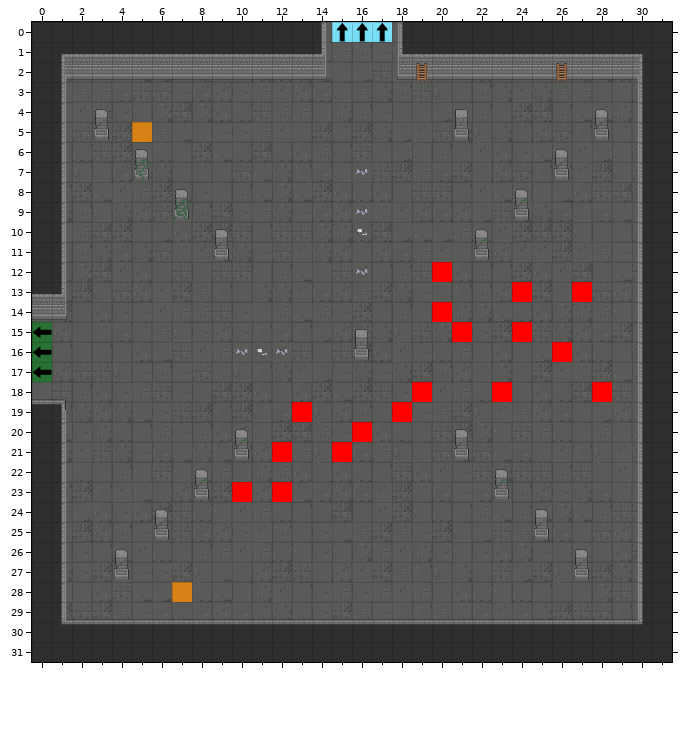
Level history. Tiled map: GrupaTNT/Assets/Resources/RoomData/ROOM_2_NW_1.tmx. That is the earlier state.
Cells are 32x32 px. Shown: x 0..31, y 0..31.
After the commit:
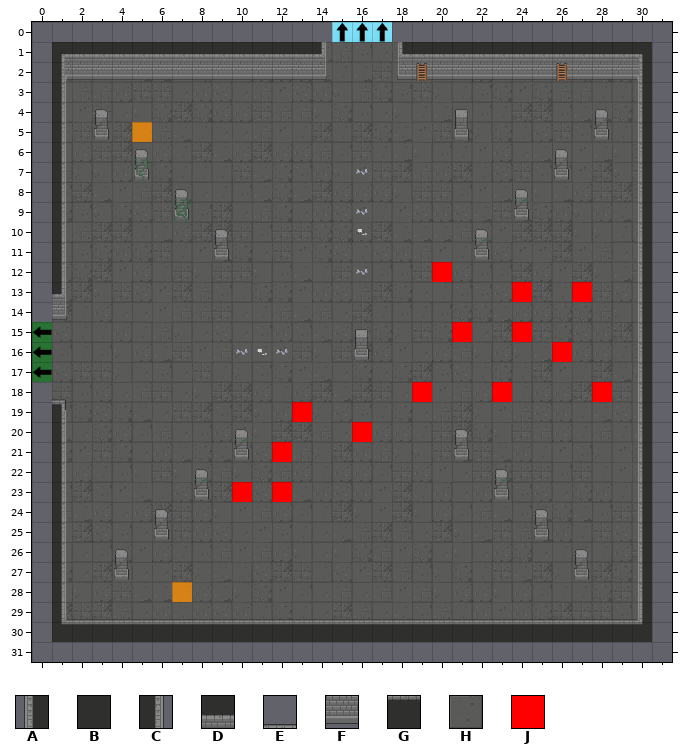
Key: from "Dungeon_Tileset_2": A 16, B 17, C 18, D 33, E 36, F 49, G 52, H 88; from "flags": J 8.
_ is an empty cell, # one hidden under a higher layer.
Changes in this commit:
Layer "Floor":
y 0: x 14 H -> _; x 18 H -> _
y 14: x 0 H -> _; x 31 # -> _
y 15..17: x 31 # -> _
y 18: x 0 H -> _; x 31 # -> _
y 31: x 14..18 ##### -> _____
Layer "Walls":
y 0: x 0..14 BBBBBBBBBBBBBBC -> _______________; x 18..31 ABBBBBBBBBBBBB -> ______________
y 1..12: x 0 B -> _; x 31 B -> _
y 13: x 0 D -> _; x 31 B -> _
y 14: x 0 F -> _; x 31 B -> _
y 15..17: x 31 B -> _
y 18: x 0 E -> _; x 31 B -> _
y 19: x 0 G -> _; x 31 B -> _
y 20..30: x 0 B -> _; x 31 B -> _
y 31: x 0..31 BBBBBBBBBBBBBBBBBBBBBBBBBBBBBBBB -> ________________________________
Layer "Flags":
y 14: x 20 J -> _
y 19: x 18 J -> _
y 21: x 15 J -> _
Boxes around the changes in both pictures, in picture pixels (x1, y1, x2, y2):
removed: (32, 22, 672, 662)
